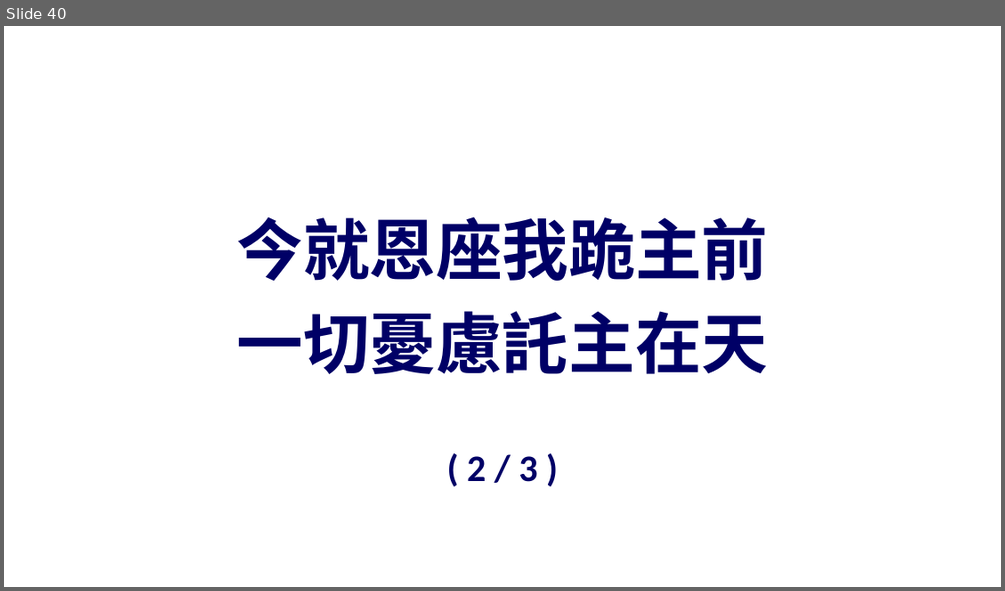
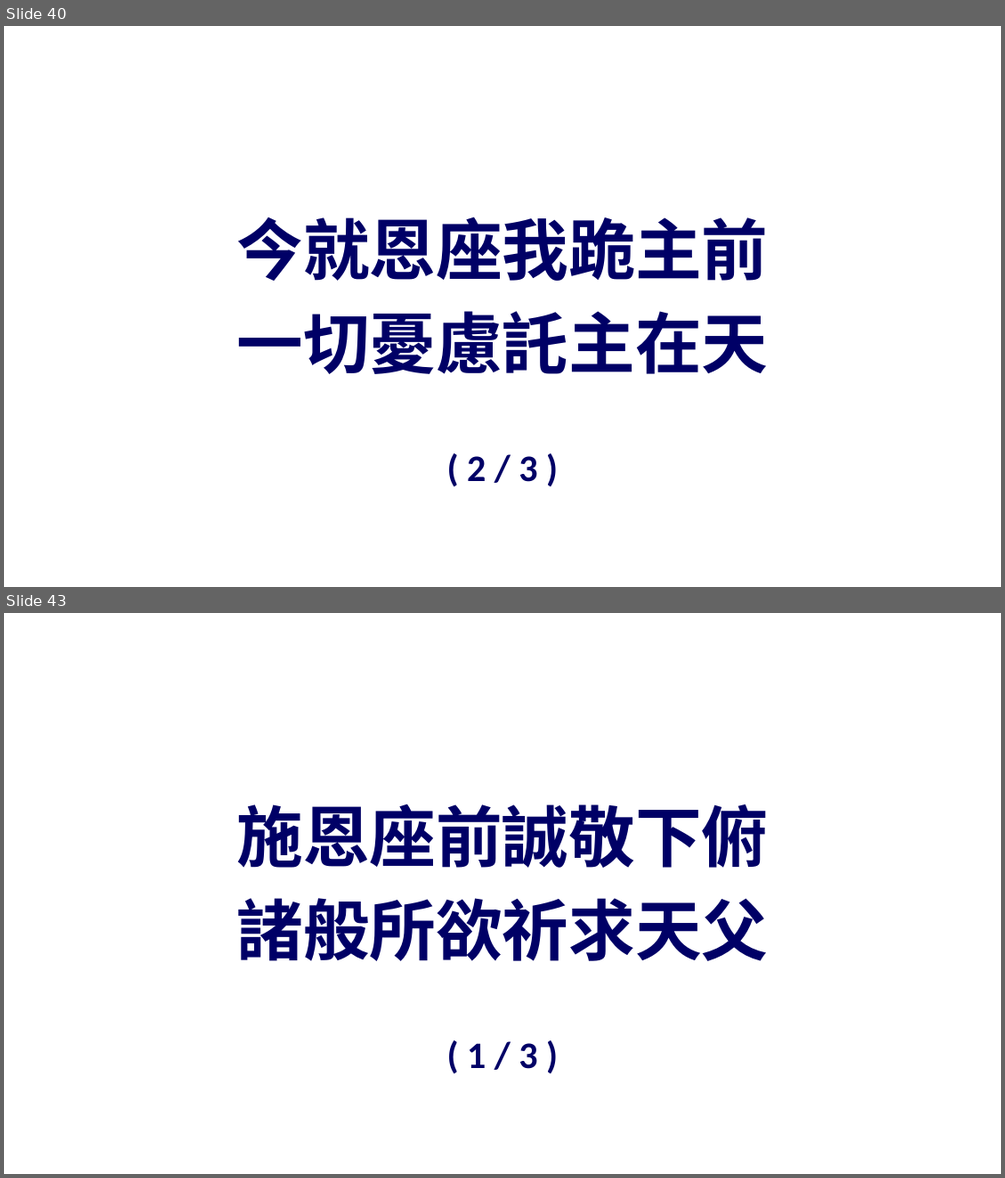
Before and after one commit to batisuoc/prayermeeting, a slide deck: 2025/01月/01-01-2025.pptx. Shown one above the other, each under a label of ours: slide 40 before the commit, slides 40 and 43 after it; the slides between them are not shown. The pictures are 1005x591 and 1005x1178 pixels, drawn with LibreOffice and Linux fonts; fonts in the diff are those of the drawing; background and template pictures are left out. Boxes give left, top, right and bottom in pixels: in the first picture for what was removed or moved away, otherwise in the second. Text is boxed around its words. In the diff, an @@ line names an element or a change of style, - is before the commit and + after.

```diff
--- a/2025/01月/01-01-2025.pptx
+++ b/2025/01月/01-01-2025.pptx
@@ slide 43 added at (x1=4, y1=613, x2=1001, y2=1174), background picture (left out) @@
@@ text added at (x1=237, y1=803, x2=769, y2=961), 64 pt, text #000066, bold @@
+施恩座前誠敬下俯
+諸般所欲祈求天父
@@ text added at (x1=467, y1=1043, x2=537, y2=1069), 36 pt, text #000066, bold @@
+( 1 / 3 )
```
Also in this commit, not shown: 2 other slides added.
